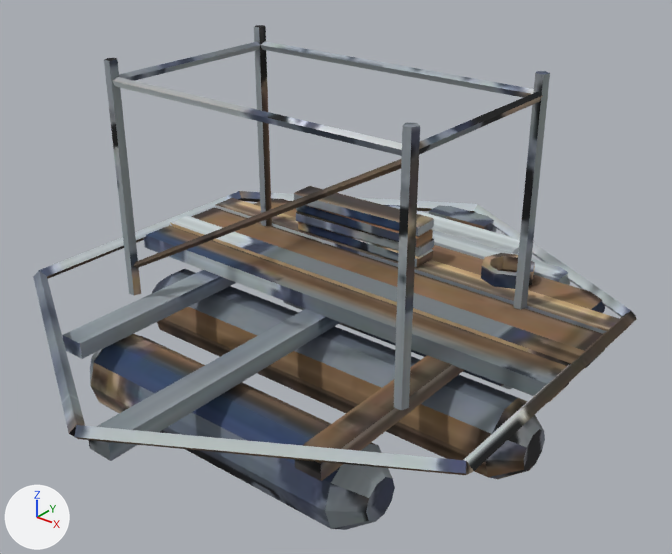
Two versions of the glTF model client/public/city/raft-yard-age20.glb, one commit apart.
Camera for both pictures: a camera (50 mm lens) standing at (1.591, -1.923, 1.63) and looking at (0.059, -0.008, 0.443). The lights are fixed; the arrows at lower left show +X, +Y and +Z. The older version comes first. Where no turn or scale is listed for an object, it has been applied to the vertices. Vertices at exactly the same position are counted once.

Objects in the first picture: 'raft-yard-age20'.
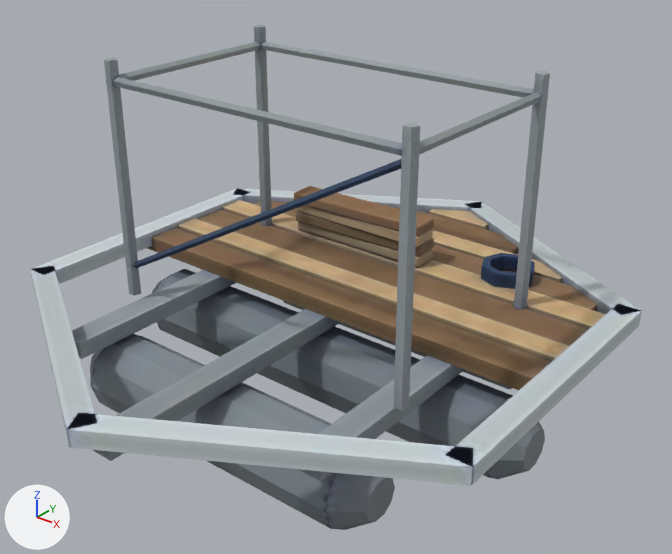
Where the newer file only moved an object's origin or applied its transform, the numbers keep the older frame.

Scene script edits in JSON lines:
```json
{"block": "me_raft_yard_age20", "where": "# used by ob_raft_yard_age20; location = (0.0, 0.0, 0.533)"}
{"op": "remove", "block": "me_raft_yard_age20", "code": "me_raft_yard_age20.from_pydata(...)  # 456 vertices, 890 faces; spans x -0.8..0.8, y -0.91..0.91, z -0.52..0.52"}
{"op": "add", "block": "me_raft_yard_age20", "code": "me_raft_yard_age20.from_pydata(...)  # 456 vertices, 890 faces; spans x -0.8..0.8, y -0.92..0.92, z -0.52..0.52"}
{"block": "me_raft_yard_age20", "change": "me_raft_yard_age20 part 1: 36 of 456 vertices moved; they spanned x -0.8..0.8, y -0.91..0.91, z -0.19..-0.15 and now span x -0.8..0.8, y -0.92..0.92, z -0.2..-0.15; mean shift (0.0, 0.0, 0.0); largest move (-0.77, -0.43, -0.17) -> (0.8, 0.46, -0.15)"}
{"block": "me_raft_yard_age20", "change": "me_raft_yard_age20 part 2: 797 kept faces spanning x -0.77..0.8, y -0.86..0.84, z -0.52..0.52 get new texture (UV) coordinates"}
```

Location of each change, (x1, y1, x2, y2) in pixels of the pictures (672 x 554 px; the box of a moved part takes in the faces that stretch with it):
```json
{"object": "raft-yard-age20", "change": "reshaped", "before": [33, 25, 637, 530], "after": [31, 25, 641, 530]}
{"part": 1, "of": "me_raft_yard_age20", "change": "moved or reshaped", "before": [33, 191, 637, 475], "after": [31, 188, 641, 486]}
{"part": 2, "of": "me_raft_yard_age20", "change": "surface changed", "before": [33, 25, 620, 529], "after": [72, 25, 641, 529]}
```
